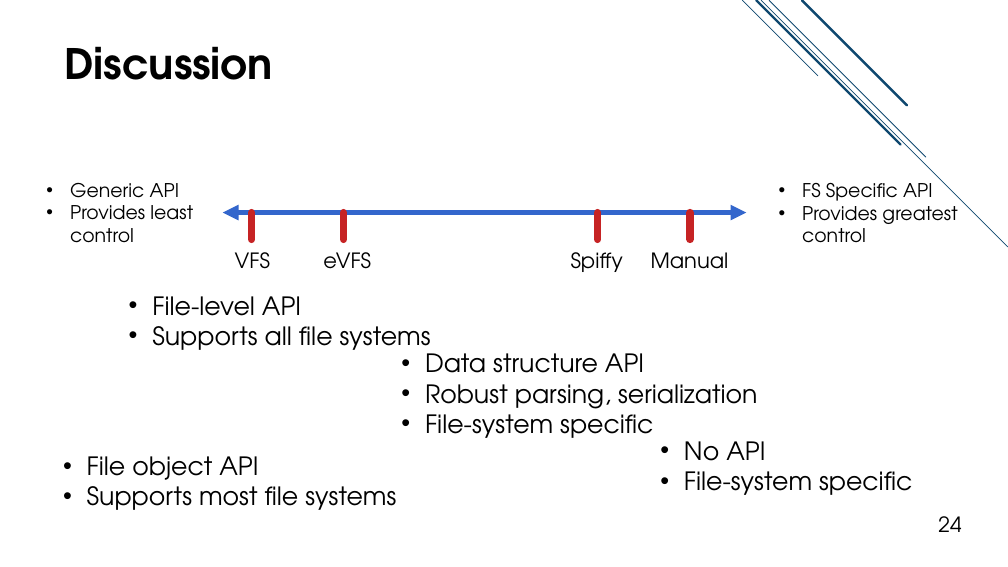
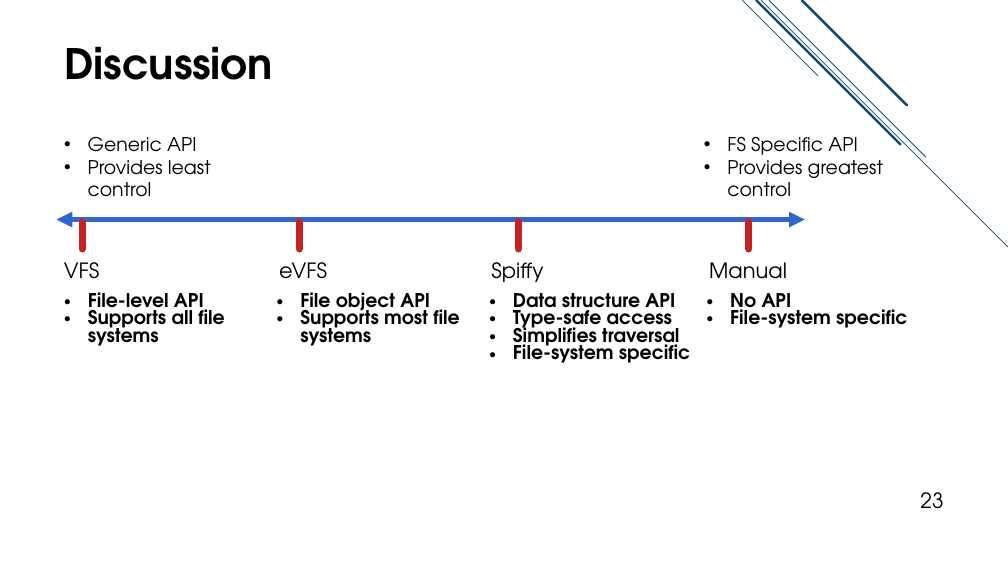
Before and after one commit to jacksun007/evfs-paper, a slide deck: slide 23 of slide/evfs_talk.pptx (slide 24 before the commit). Drawn at 1008x567 pixels with LibreOffice and Linux fonts; fonts in the diff are those of the drawing. Boxes give left, top, right and bottom in pixels: in the first picture for what was removed or moved away, otherwise in the second. Text is boxed around its words. In the diff, an @@ line names an element or a change of style, - is before the commit and + after.

```diff
--- a/slide/evfs_talk.pptx
+++ b/slide/evfs_talk.pptx
@@ text "Generic API": place and size @@
-text "Generic API" at box(70, 182, 193, 243)
+text "Generic API" at box(88, 136, 211, 197)
@@ text "FS Specific API": place and size @@
-text "FS Specific API" at box(802, 183, 957, 243)
+text "FS Specific API" at box(727, 137, 883, 197)
@@ double arrow moved from (223, 212) - (746, 212) to (57, 219) - (805, 219) @@
@@ line moved from (252, 212) - (252, 240) to (82, 222) - (82, 249) @@
@@ line moved from (343, 212) - (343, 240) to (299, 222) - (299, 249) @@
@@ line moved from (597, 212) - (597, 240) to (519, 222) - (519, 249) @@
@@ line moved from (690, 212) - (690, 240) to (749, 222) - (749, 249) @@
@@ text "VFS": place and size @@
-text "VFS" at box(235, 252, 270, 269)
+text "VFS" at box(64, 262, 99, 279)
@@ text "eVFS": place and size @@
-text "eVFS" at box(323, 252, 371, 269)
+text "eVFS" at box(279, 262, 327, 279)
@@ text "Spiffy": place and size @@
-text "Spiffy" at box(571, 252, 623, 272)
+text "Spiffy" at box(491, 262, 543, 282)
@@ text "Manual": place and size @@
-text "Manual" at box(651, 252, 729, 269)
+text "Manual" at box(709, 262, 787, 279)
@@ table added at box(57, 290, 924, 388), 1 rows, 4 columns @@
+File-level API / Supports all file systems | File object API / Supports most file systems | Data structure API / Type-safe access / Simplifies traversal / File-system specific | No API / File-system specific
@@ text removed at box(152, 296, 431, 357) @@
-• File-level API
-• Supports all file systems
@@ text removed at box(425, 353, 757, 438) @@
-• Data structure API
-• Robust parsing, serialization
-• File-system specific
@@ text removed at box(684, 441, 912, 495) @@
-• No API
-• File-system specific
@@ text removed at box(87, 456, 396, 510) @@
-• File object API
-• Supports most file systems
@@ page number added at box(920, 492, 943, 509), 20 pt, text #000000 @@
+23
@@ page number removed at box(938, 516, 961, 532) @@
-24
```
Also in this commit, not shown: 3 other slides changed, 1 slide removed.
